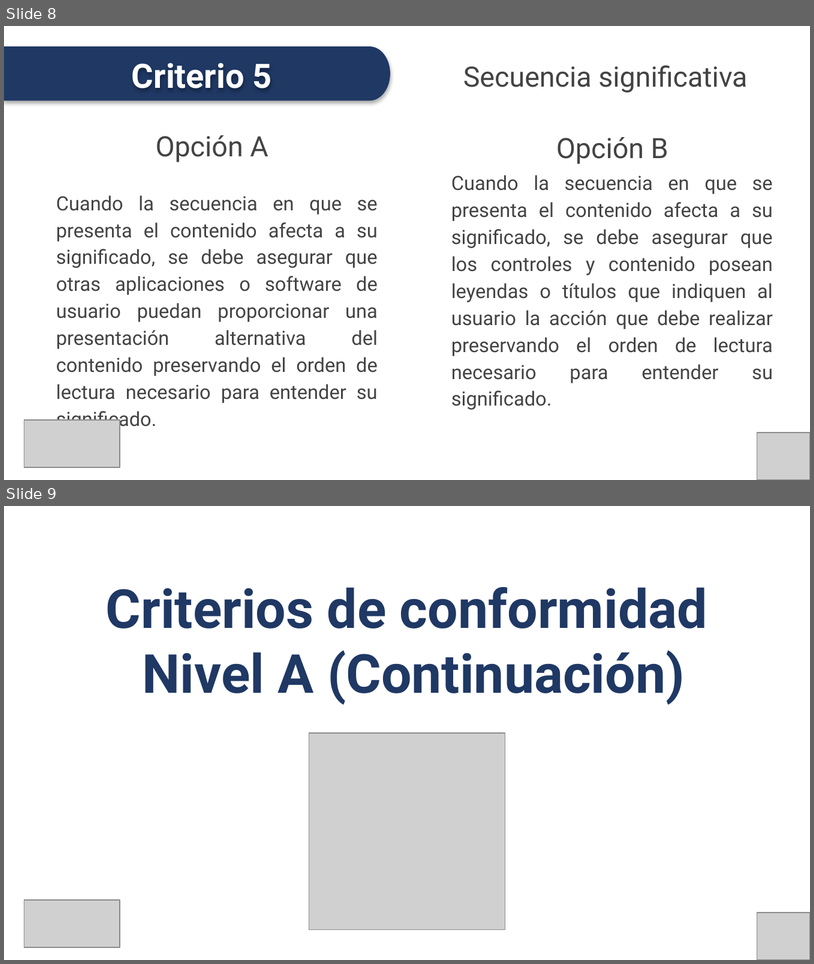
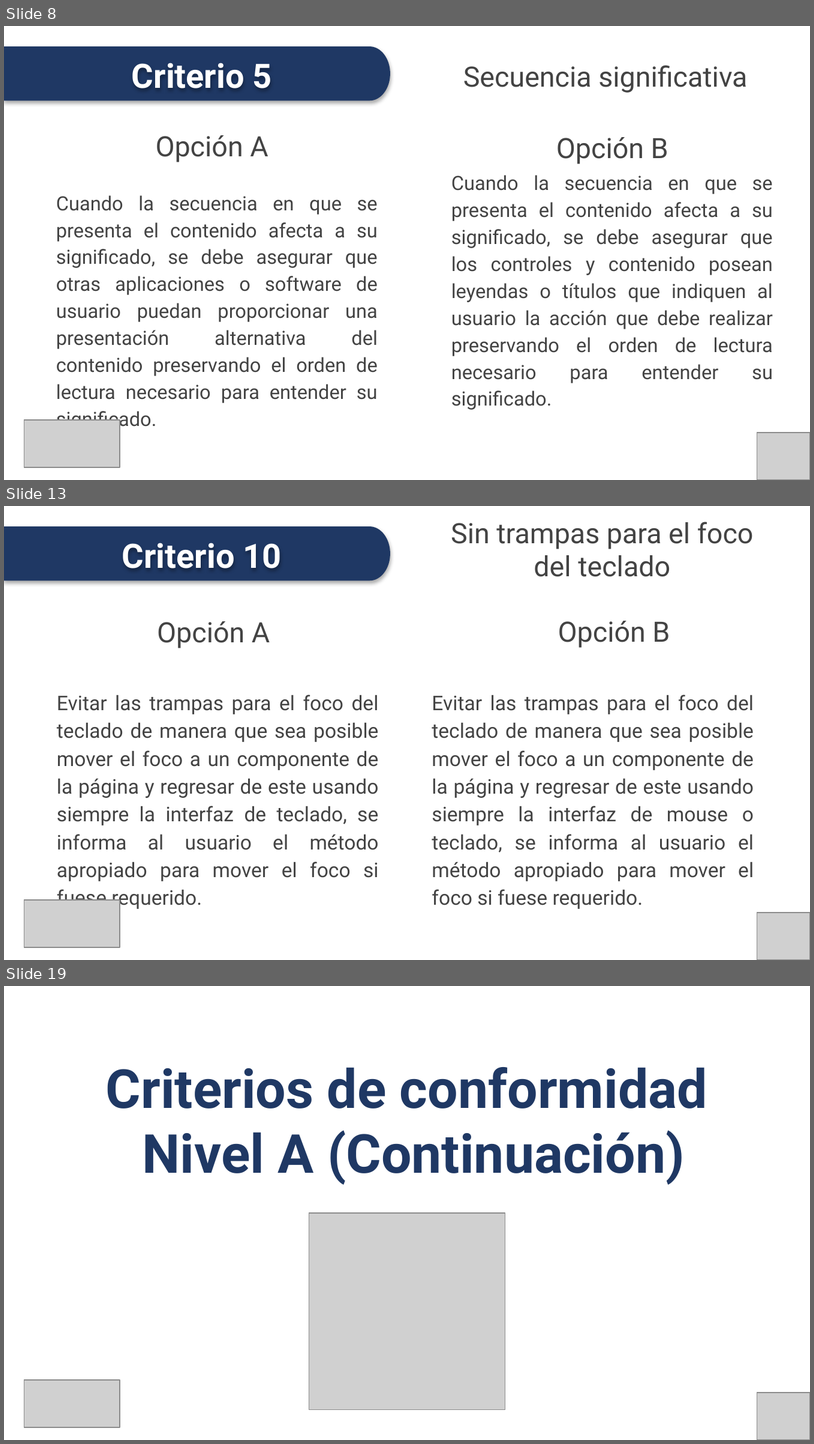
Before and after one commit to conaipd/accesibilidad, a slide deck: NTS - Accesibilidad Web - P2 - SEPTIEMBRE 2024.pptx. Shown one above the other, each under a label of ours: slides 8 and 9 before the commit, slides 8, 13 and 19 after it; the slides between them are not shown. The pictures are 814x964 and 814x1444 pixels, drawn with LibreOffice and Linux fonts; fonts in the diff are those of the drawing; grey boxes stand for pictures. Boxes give left, top, right and bottom in pixels: in the first picture for what was removed or moved away, otherwise in the second. Text is boxed around its words. In the diff, an @@ line names an element or a change of style, - is before the commit and + after.

```diff
--- a/NTS - Accesibilidad Web - P2 - SEPTIEMBRE 2024.pptx
+++ b/NTS - Accesibilidad Web - P2 - SEPTIEMBRE 2024.pptx
@@ slide 13 added at (x1=4, y1=506, x2=810, y2=960), background #FFFFFF @@
@@ title added at (x1=451, y1=522, x2=754, y2=577), 25 pt, text #434343 @@
+Sin trampas para el foco del teclado
@@ freeform shape added at (x1=4, y1=526, x2=390, y2=580), fill #1F3864 @@
@@ text added at (x1=122, y1=543, x2=282, y2=568), 30 pt, text #FFFFFF, bold @@
+Criterio 10
@@ text added at (x1=157, y1=621, x2=270, y2=648), 25 pt, text #434343 @@
+Opción A
@@ text added at (x1=558, y1=621, x2=670, y2=648), 25 pt, text #434343 @@
+Opción B
@@ text added at (x1=57, y1=694, x2=379, y2=910), 18 pt, text #434343 @@
+Evitar las trampas para el foco del teclado de manera que sea posible mover el foco a un componente de la página y regresar de este usando siempre la interfaz de teclado, se informa al usuario el método apropiado para mover el foco si fuese requerido.
@@ text added at (x1=432, y1=694, x2=754, y2=909), 18 pt, text #434343 @@
+Evitar las trampas para el foco del teclado de manera que sea posible mover el foco a un componente de la página y regresar de este usando siempre la interfaz de mouse o teclado, se informa al usuario el método apropiado para mover el foco si fuese requerido.
@@ picture added at (x1=24, y1=900, x2=120, y2=947) @@
@@ picture added at (x1=757, y1=912, x2=810, y2=960) @@
@@ what was slide 9 is now slide 19 @@
```
Also in this commit, not shown: 25 other slides added, 6 other files.
